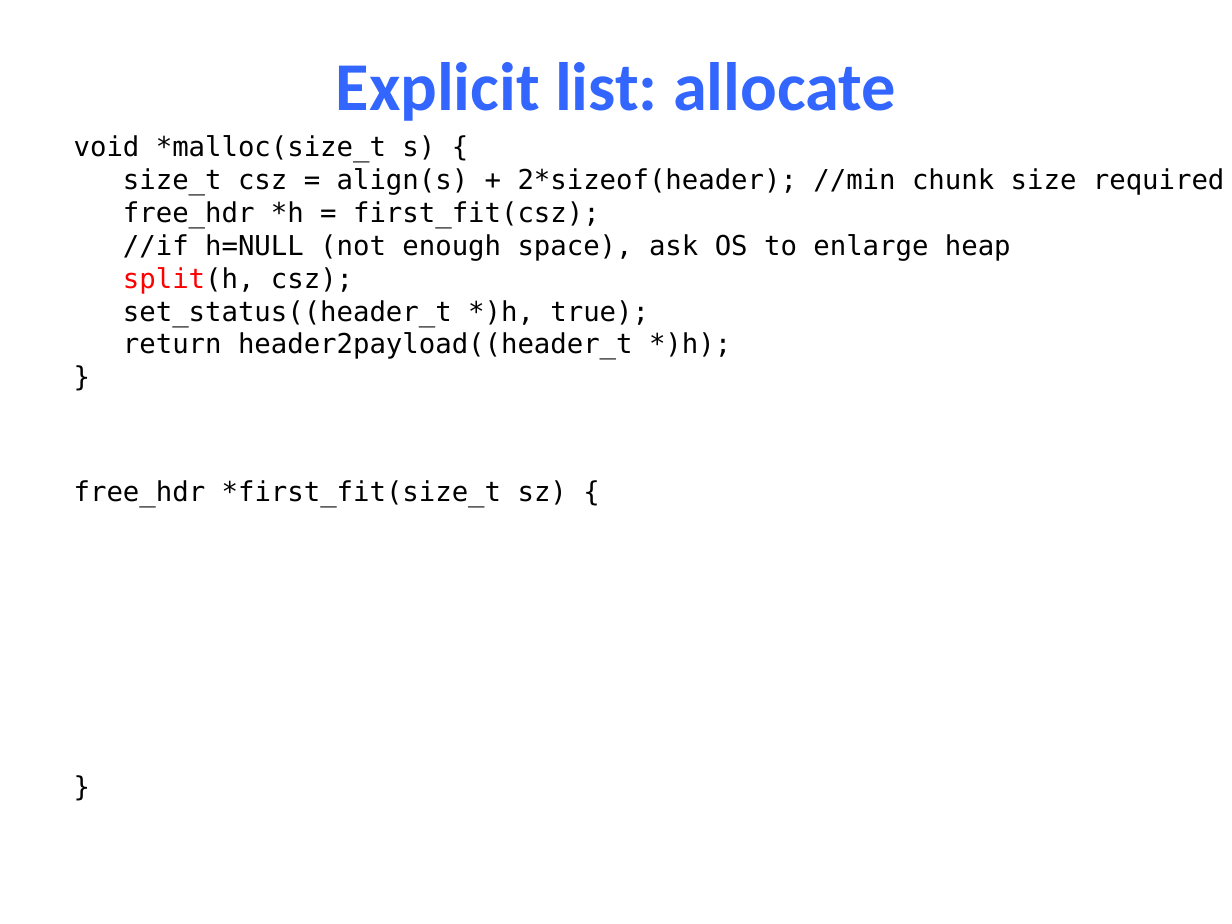
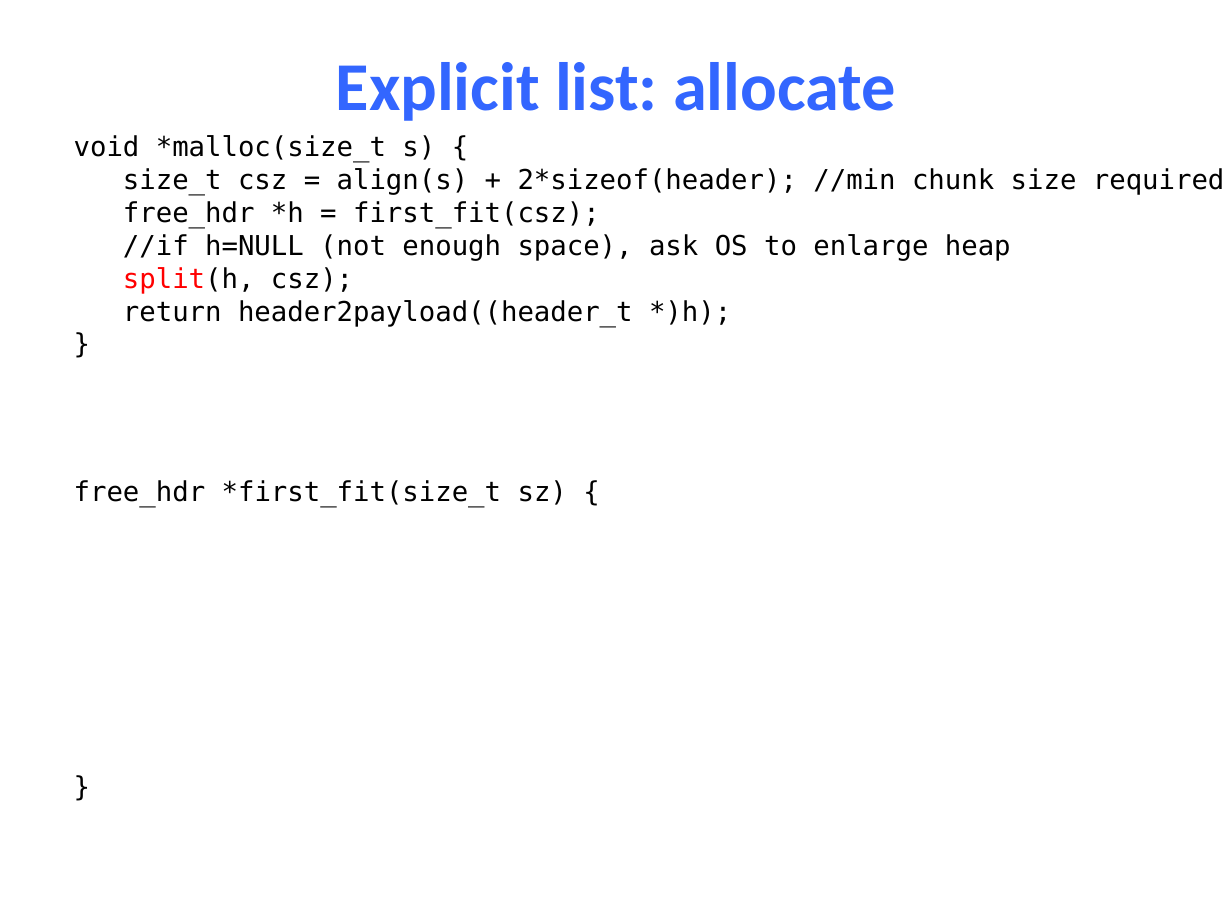
Before and after one commit to NYU-CSO/nyu-cso.github.io, a slide deck: slide 63 of notes/14-Dynamic_Allocator.pptx. Drawn at 1232x924 pixels with LibreOffice and Linux fonts; fonts in the diff are those of the drawing. Boxes give left, top, right and bottom in pixels: in the first picture for what was removed or moved away, otherwise in the second. Text is boxed around its words. In the diff, an @@ line names an element or a change of style, - is before the commit and + after.

```diff
--- a/notes/14-Dynamic_Allocator.pptx
+++ b/notes/14-Dynamic_Allocator.pptx
@@ text at (123,300,649,327): paragraph removed @@
-set_status((header_t *)h, true);
```
Also in this commit, not shown: 3 other slides changed, 1 other file.
